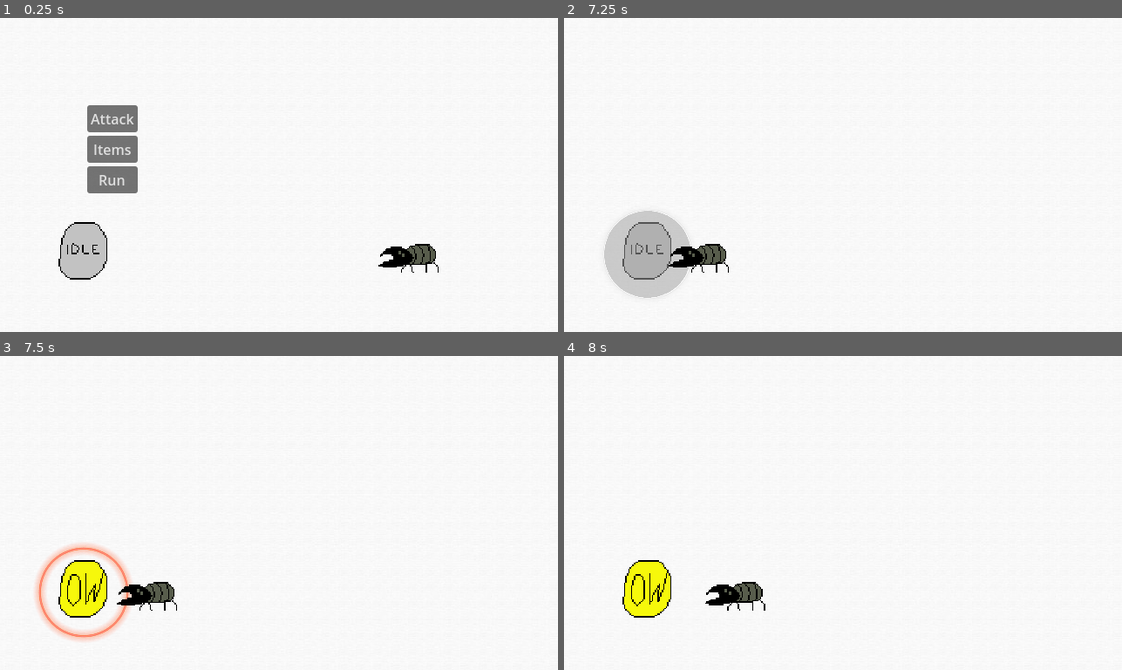
Above: before the commit, frames 1-4 (two rows, left to right).
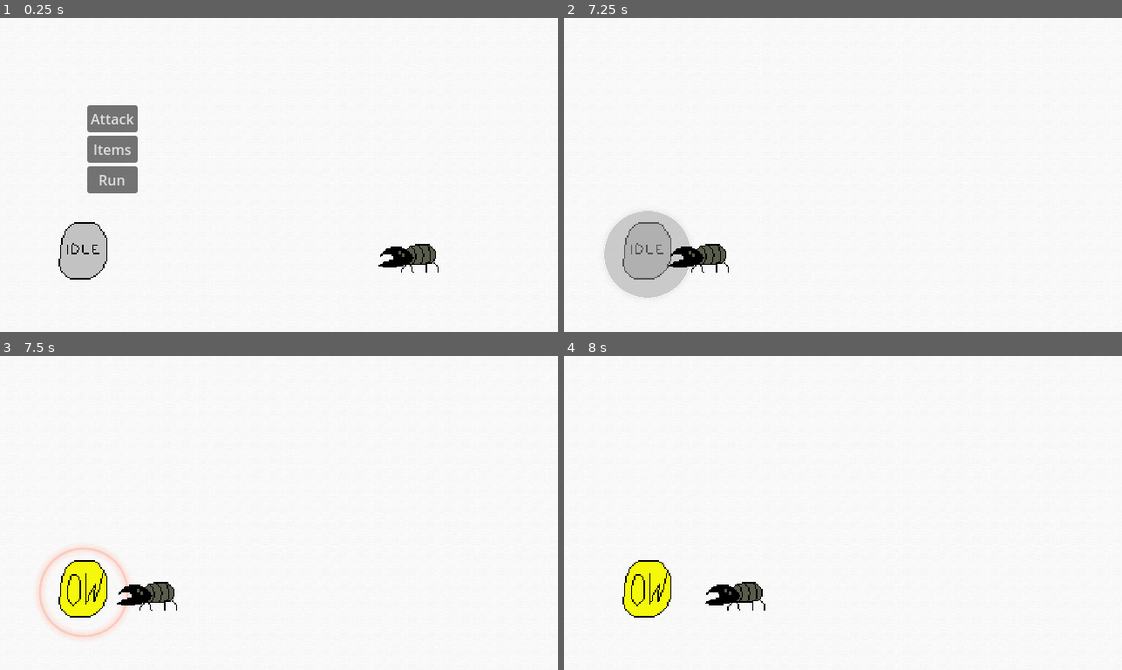
Above: after the commit, the same moments.

Repository: greeeegartur/cgvr-thesis
Game: Godot game, scene res://Scenes/CombatScene.tscn
The game is run twice, just before and just after one commit, with the same random seed, the same clock (stepped at 60 frames per second) and the same inputs.
Inputs (mouse positions are in pixels of both pictures, inside the frame that each line leads up to):
- Up to frame 1 (0.25 s): no input
- Up to frame 2 (7.25 s): click "Attack" at 0.5 s; click "Grounded" at 1.25 s; click (1021, 187) at 2 s; click "Items" at 2.75 s; click "Run" at 3.5 s; hold Z (block) 4.28-5.03 s; tap Z (block) at 5.1, 6.6 s; hold Z (block) 5.78-6.53 s
- Up to frame 3 (7.5 s): hold Z (block) from 7.28 s (still down)
- Up to frame 4 (8 s): keep holding Z (block)

Frames 1-2 are identical in both runs. In frame 3, 1.0% of the frame differs, in the area x 6-24%, y 60-91%; in frame 4, nothing differs.

Commit message:
2/2 Block animations
Tweaked block timing so it works according to EnemyVisual signals instead of being time-based in CombatManager

Diff:
--- a/droidream/Scripts/Combat/CombatManager.gd
+++ b/droidream/Scripts/Combat/CombatManager.gd
@@ -199,15 +199,20 @@
 	print("Enemy uses attack pattern:", pattern.pattern_id)
 	var hit_index := 0
 
-	# DEBUGGING ATTACK PATTERNS
-	attack_time = 0.0
-	attack_timer_running = true
-
 	# Set current block window
 	current_block_window = pattern.hits[0].block_window
 	block_window_active = true
 
 	# Lambda functions for connecting with enemy visual script emitters
+	enemy_visual.attack_started.connect(
+		# Marks start of the attacking animation for block timing
+		func():
+			attack_time = 0.0
+			attack_timer_running = true
+			print("!!! DEBUG: attack timer started"),
+		CONNECT_ONE_SHOT
+		)
+
 	enemy_visual.attack_hit.connect(
 		# Hit processing logic
 		func():
@@ -216,7 +221,7 @@
 				_apply_enemy_hit(pattern.hits[hit_index])
 				hit_index += 1, # If the attack has multiple hits, it'll process all of them
 		CONNECT_ONE_SHOT
-	)
+		)
 
 	# Checks if combat has ended
 	enemy_visual.attack_finished.connect(
@@ -230,7 +235,7 @@
 			else:
 				_player_turn(),
 		CONNECT_ONE_SHOT
-	)
+		)
 
 	enemy_visual.play_attack(pattern.animation_name)
 
@@ -290,7 +295,7 @@
 	# window.x = start time
 	# window.y = end time
 
-	# Block variables reset, block window opens
+# Block variables reset, block window opens
 	#block_success = false
 	#block_window_open = true
 #
--- a/droidream/Scripts/Combat/EnemyVisual.gd
+++ b/droidream/Scripts/Combat/EnemyVisual.gd
@@ -4,6 +4,7 @@
 
 class_name EnemyVisual
 
+signal attack_started
 signal attack_hit
 signal attack_finished
 
@@ -16,6 +17,7 @@
 # Enemy moves to position, attacks, returns back to original position
 func play_attack(animation_name: String):
 	await _move_to_attack_position()
+	attack_started.emit()
 	anim.play(animation_name)
 
 func on_attack_hit():
@@ -32,7 +34,7 @@
 	await _move_to_home_position()
 	attack_finished.emit()
 
-# Movement methods for connecting patterns using tweens
+# Movement methods for connecting patterns using tweens (same methods just in reverse)
 func _move_to_attack_position():
 	var tween := create_tween()
 	tween.tween_property(self, "global_position", attack_position, 1.5)\
--- a/droidream/Scripts/Data/Attack_Patterns/beetle_tackle.tres
+++ b/droidream/Scripts/Data/Attack_Patterns/beetle_tackle.tres
@@ -8,7 +8,7 @@
 animation_name = "beetle_tackle"
 total_duration = 3.0
 hits = Array[Dictionary]([{
-"block_window": Vector2(1.55, 1.9),
+"block_window": Vector2(1.65, 1.9),
 "damage_multiplier": 1.0,
 "time": 1.9
 }])
